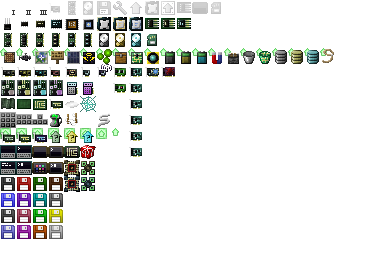
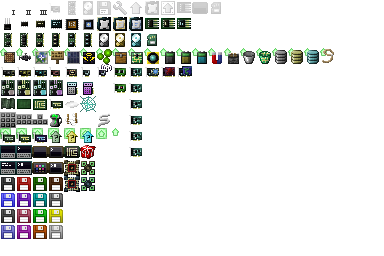
Layer changes from the first 384×256 image to the second:
added layer "Ebene 1" in group "items" over [183, 67, 191, 75]
painted on "items" (2nd of 2, in "items") over [177, 66, 192, 77]
